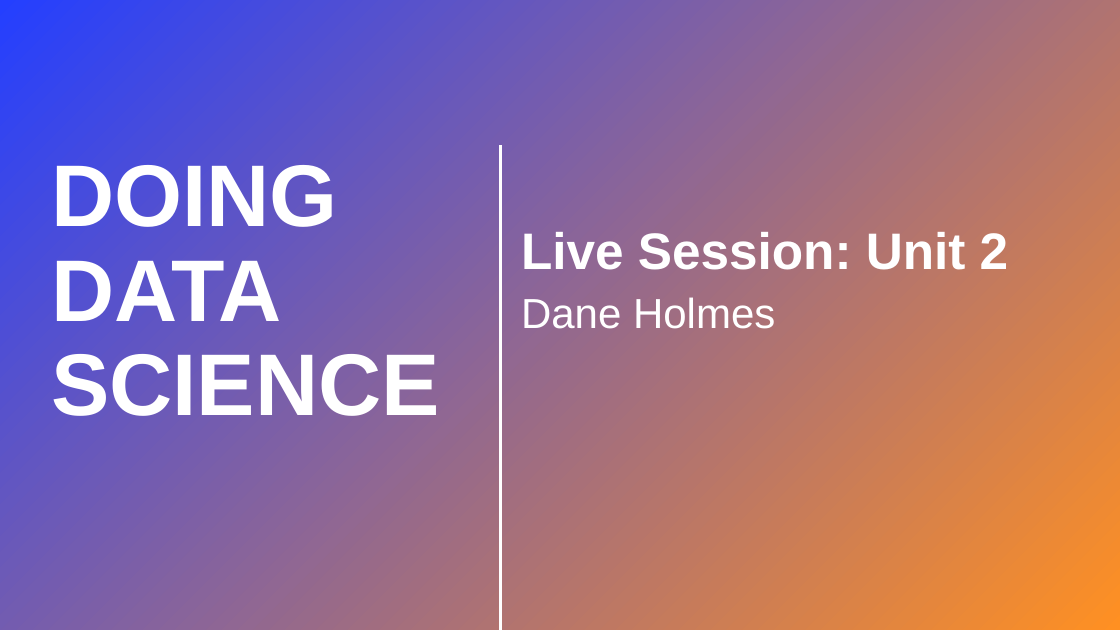
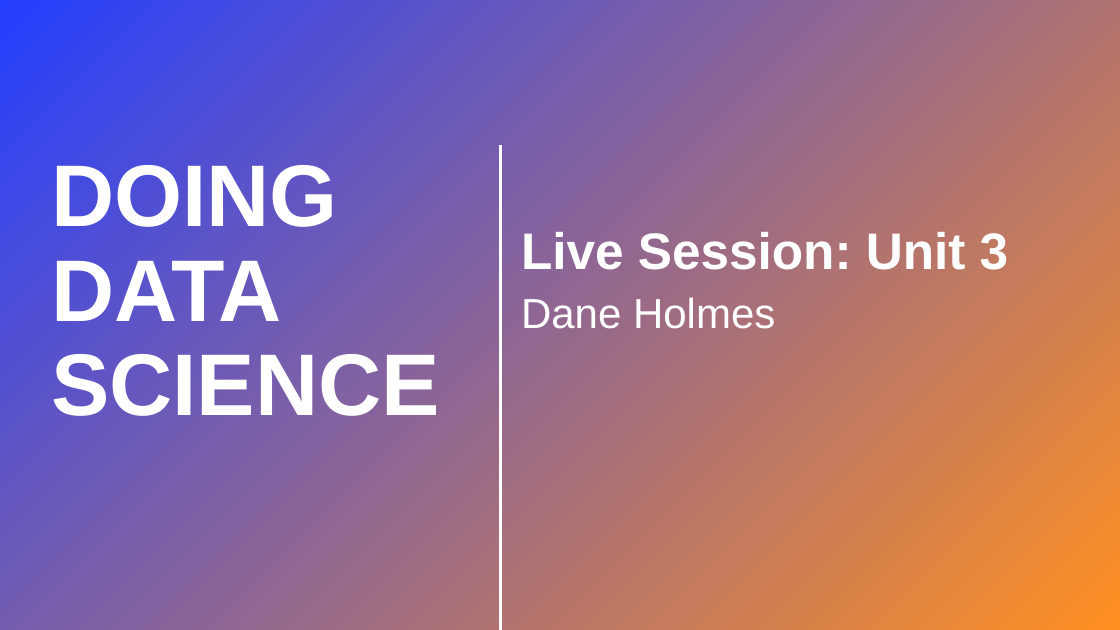
Before and after one commit to cdholmes11/Doing_Data_Science, a slide deck: slide 1 of Unit-2/Dane_Holmes_Live_Session_2.pptx. Drawn at 1120x630 pixels with LibreOffice and Linux fonts; fonts in the diff are those of the drawing; background and template pictures are left out; a plain dark background stands for a picture behind light text. Boxes give left, top, right and bottom in pixels: in the first picture for what was removed or moved away, otherwise in the second. Text is boxed around its words. In the diff, an @@ line names an element or a change of style, - is before the commit and + after.

```diff
--- a/Unit-2/Dane_Holmes_Live_Session_2.pptx
+++ b/Unit-2/Dane_Holmes_Live_Session_2.pptx
@@ subtitle at box(521, 232, 1009, 270): text changed @@
-Live Session: Unit 2
+Live Session: Unit 3
```
Also in this commit, not shown: 2 other files.
